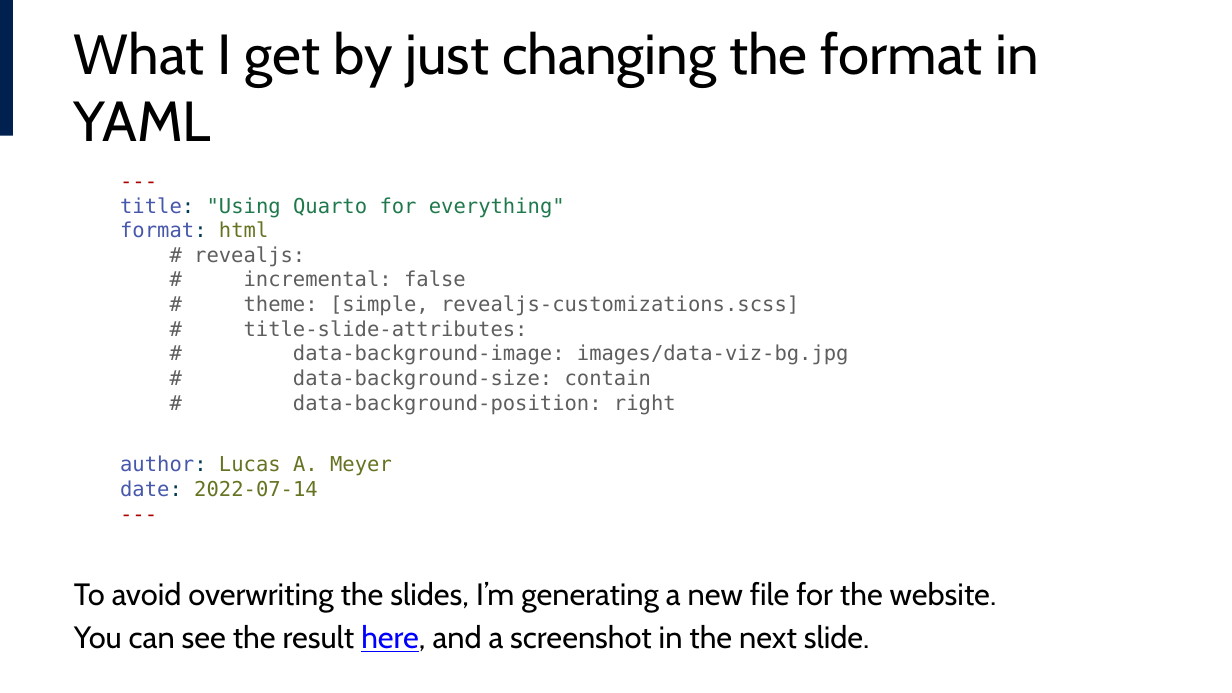
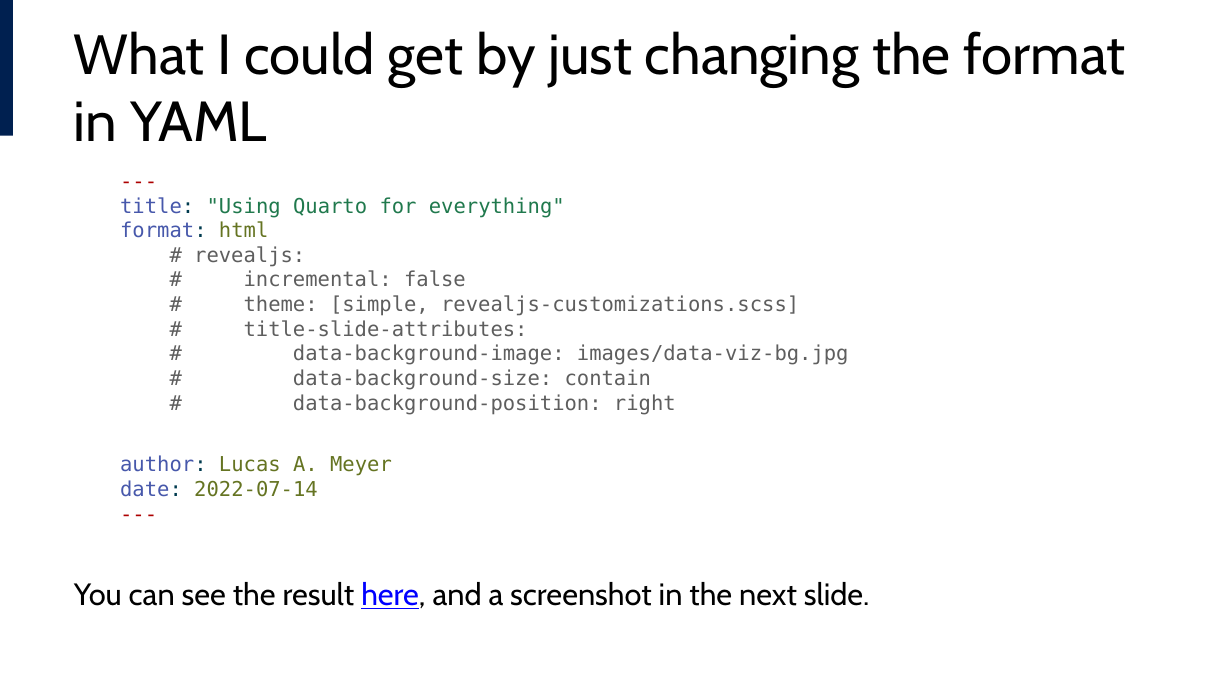
Before and after one commit to lucas-a-meyer/using-quarto, a slide deck: slide 27 of docs/presentation.pptx. Drawn at 1232x693 pixels with LibreOffice and Linux fonts; fonts in the diff are those of the drawing. Boxes give left, top, right and bottom in pixels: in the first picture for what was removed or moved away, otherwise in the second. Text is boxed around its words. In the diff, an @@ line names an element or a change of style, - is before the commit and + after.

```diff
--- a/docs/presentation.pptx
+++ b/docs/presentation.pptx
@@ title at (74, 31, 1125, 141): text changed @@
-What I get by just changing the format in YAML
+What I could get by just changing the format in YAML
@@ text at (74, 582, 997, 611): paragraph removed @@
-To avoid overwriting the slides, I’m generating a new file for the website.
```
Also in this commit, not shown: 1 other slide changed, 2 slides added, 2 slides removed, 18 other files.
